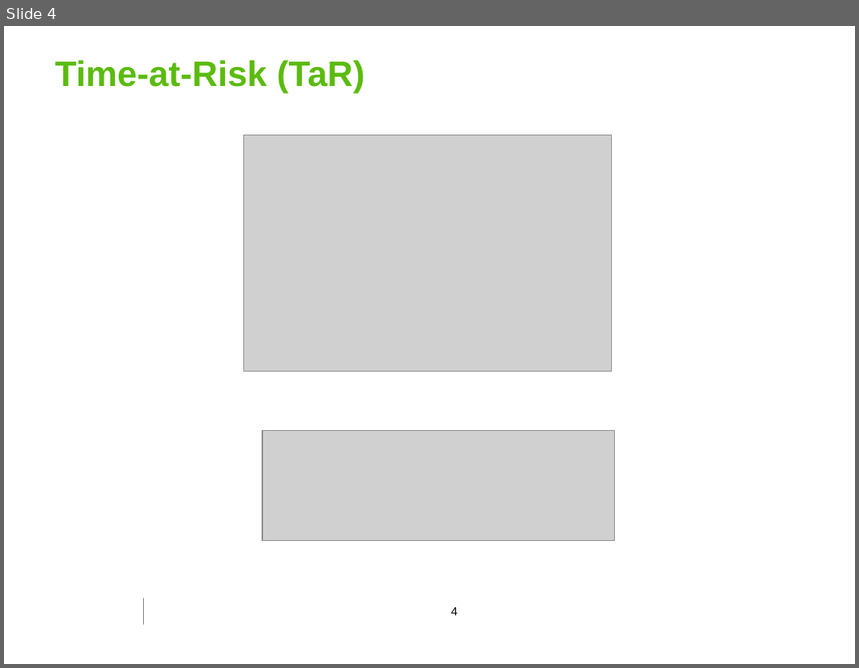
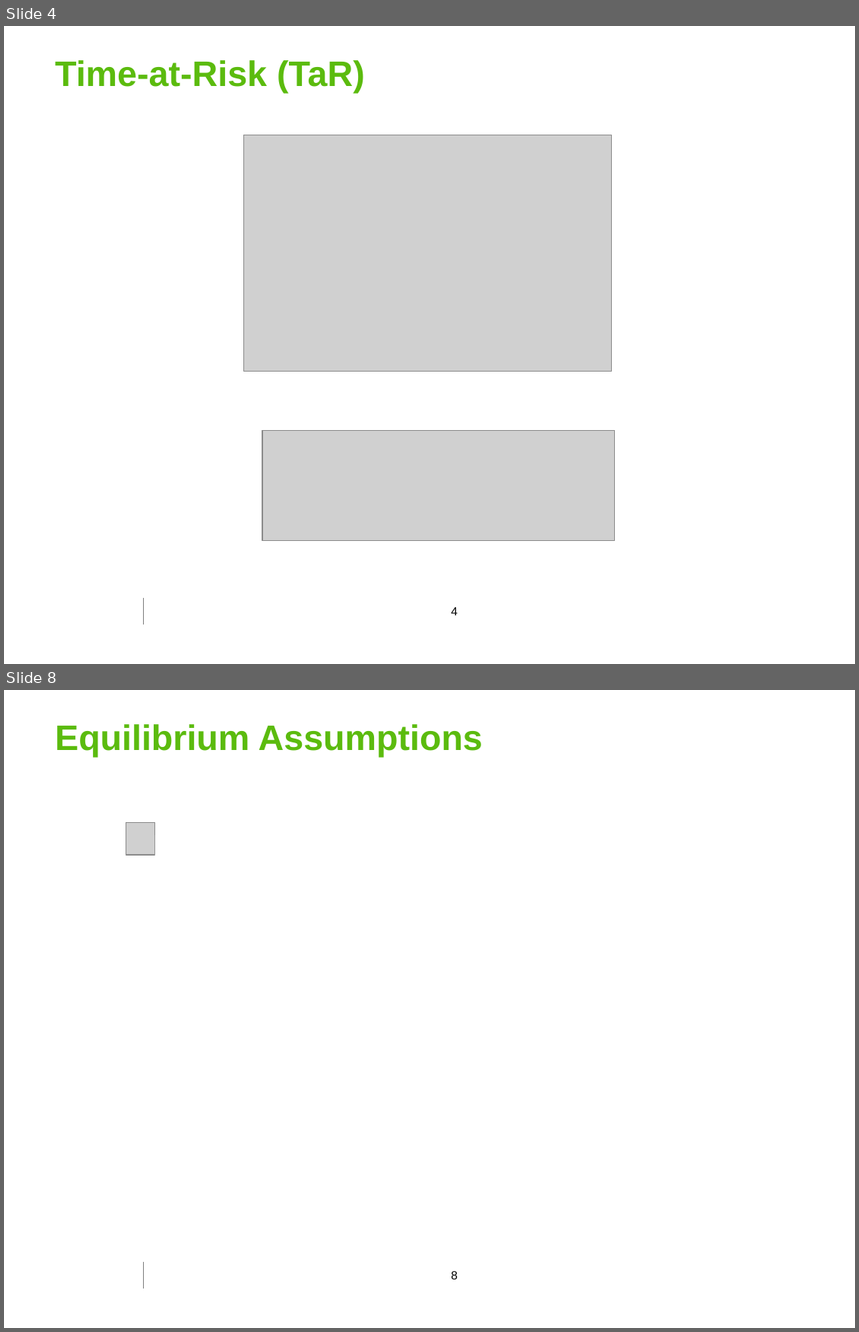
Before and after one commit to georgoff/georgoff.github.io, a slide deck: forest_malaria/MMC_presentation.pptx. Shown one above the other, each under a label of ours: slide 4 before the commit, slides 4 and 8 after it; the slides between them are not shown. The pictures are 859x668 and 859x1332 pixels, drawn with LibreOffice and Linux fonts; fonts in the diff are those of the drawing; grey boxes stand for pictures; background and template pictures are left out. Boxes give left, top, right and bottom in pixels: in the first picture for what was removed or moved away, otherwise in the second. Text is boxed around its words. In the diff, an @@ line names an element or a change of style, - is before the commit and + after.

```diff
--- a/forest_malaria/MMC_presentation.pptx
+++ b/forest_malaria/MMC_presentation.pptx
@@ slide 8 added at (4, 690, 855, 1328), background #FFFFFF; not listed: 1 template element that a slide beside it also shows @@
@@ title added at (55, 724, 483, 758), 30 pt, text #5BBB0E, bold @@
+Equilibrium Assumptions
@@ group added at (126, 818, 439, 875): 3 rectangles, 1 picture @@
@@ page number added at (451, 1271, 458, 1280), 10 pt, text #000000 @@
+8
```
Also in this commit, not shown: 2 slides changed, 2 other slides added, 3 other files.
